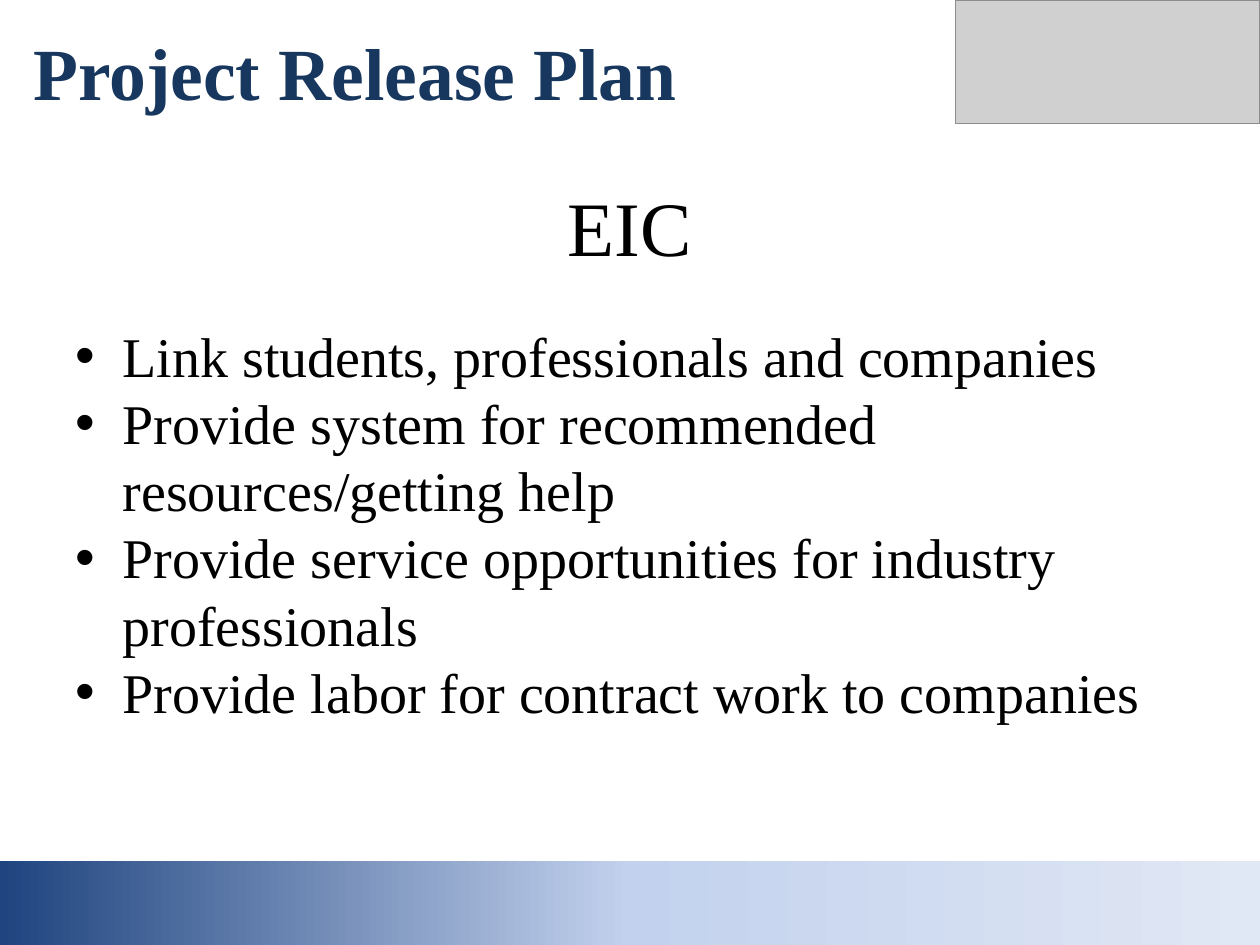
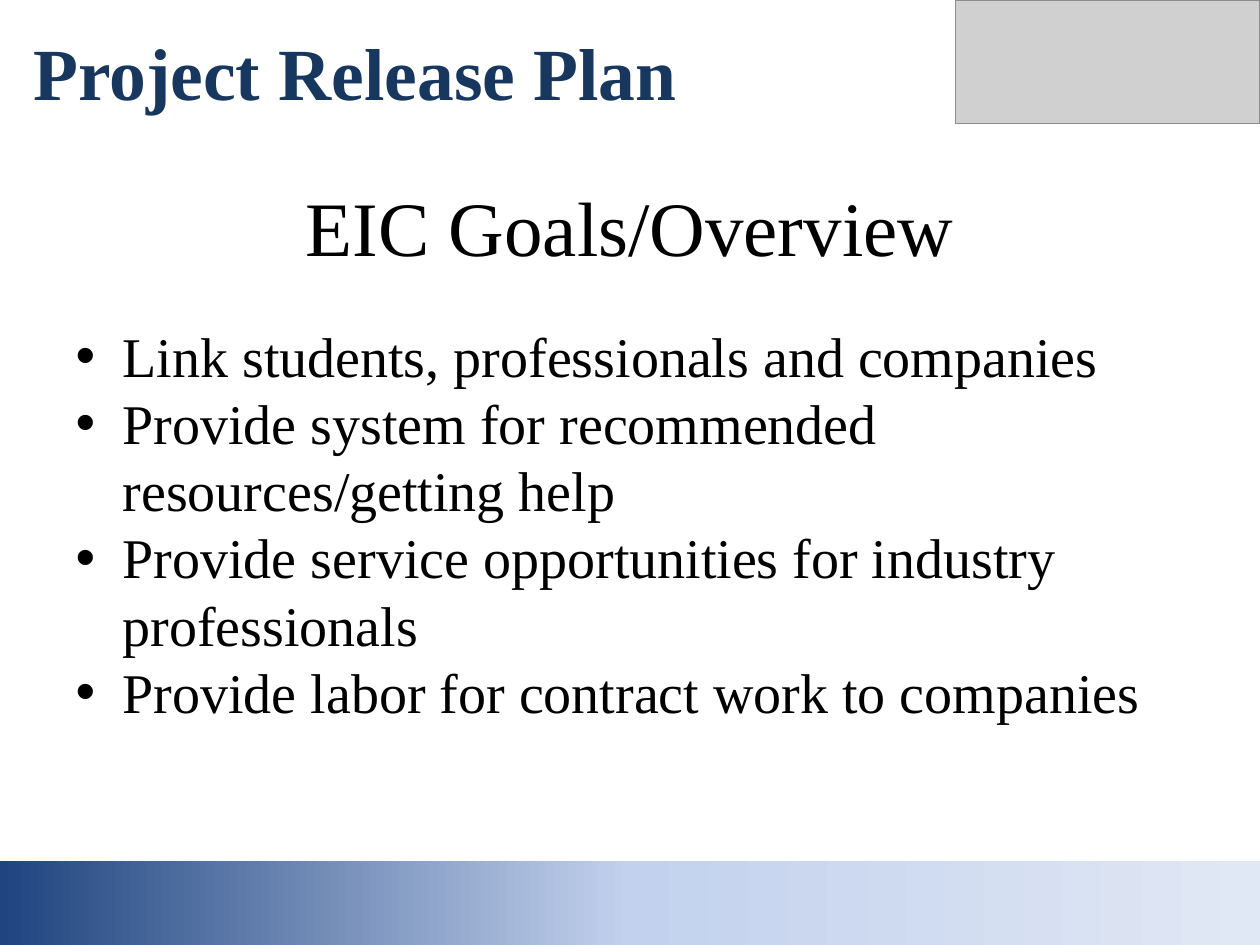
Before and after one commit to mpebbles/EIC, a slide deck: slide 2 of documents/EIC_initial_presentation.pptx. Drawn at 1260x945 pixels with LibreOffice and Linux fonts; fonts in the diff are those of the drawing; grey boxes stand for pictures. Boxes give left, top, right and bottom in pixels: in the first picture for what was removed or moved away, otherwise in the second. Text is boxed around its words. In the diff, an @@ line names an element or a change of style, - is before the commit and + after.

```diff
--- a/documents/EIC_initial_presentation.pptx
+++ b/documents/EIC_initial_presentation.pptx
@@ title at box(306, 202, 953, 257): text changed @@
-EIC
+EIC Goals/Overview
```
Also in this commit, not shown: 5 other slides changed, 2 other files.
